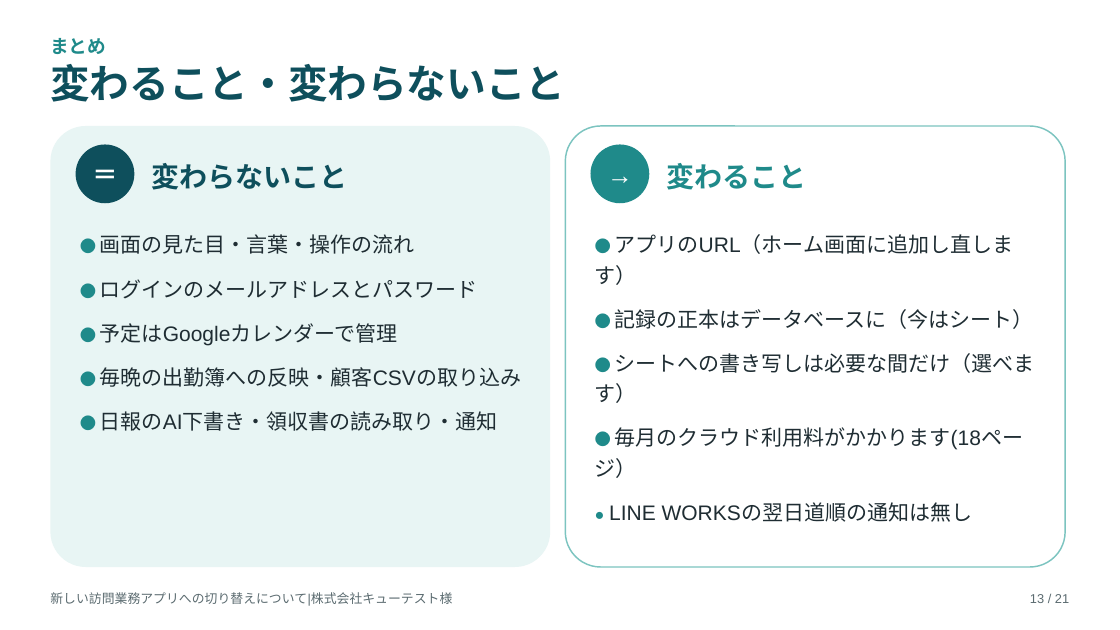
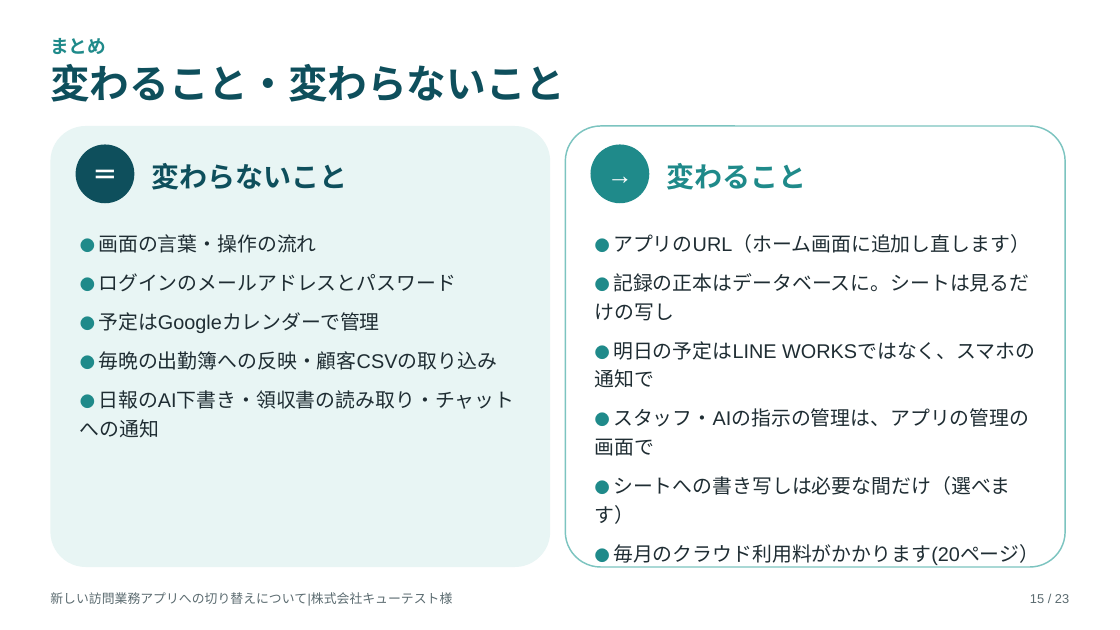
Before and after one commit to katahimo-dev/katahimo-app, a slide deck: slide 15 of doc/partner/新アプリ切替のご説明_キューテスト様.pptx (slide 13 before the commit). Drawn at 1120x630 pixels with LibreOffice and Linux fonts; fonts in the diff are those of the drawing. Boxes give left, top, right and bottom in pixels: in the first picture for what was removed or moved away, otherwise in the second. Text is boxed around its words. In the diff, an @@ line names an element or a change of style, - is before the commit and + after.

```diff
--- a/doc/partner/新アプリ切替のご説明_キューテスト様.pptx
+++ b/doc/partner/新アプリ切替のご説明_キューテスト様.pptx
@@ text at [98, 234, 317, 253]: text changed; size 18 to 17 pt @@
-● 画面の見た目・言葉・操作の流れ
+● 画面の言葉・操作の流れ
@@ text at [595, 234, 1030, 524]: size 14 to 13 pt in "●", "●"; size 18 to 17 pt in "アプリのURL（ホーム画面に追加し直します）", "シートへの書き写しは必要な間だけ（選べます）"; less space between paragraphs @@
@@ text at [98, 273, 497, 370]: size 14 to 13 pt in "●", "●", "●"; size 18 to 17 pt in "ログインのメールアドレスとパスワード", "予定はGoogleカレンダーで管理", "毎晩の出勤簿への反映・顧客CSVの取り込み"; less space between paragraphs @@
@@ text at [595, 273, 1035, 456]: text changed; size 18 to 17 pt @@
-● 記録の正本はデータベースに（今はシート）
+● 記録の正本はデータベースに。シートは見るだけの写し
+● 明日の予定はLINE WORKSではなく、スマホの通知で
+● スタッフ・AIの指示の管理は、アプリの管理の画面で
@@ text at [80, 390, 514, 438]: text changed; size 18 to 17 pt @@
-● 日報のAI下書き・領収書の読み取り・通知
+● 日報のAI下書き・領収書の読み取り・チャットへの通知
@@ text at [613, 544, 1039, 567]: text changed; size 18 to 17 pt @@
-● 毎月のクラウド利用料がかかります(18ページ）
-● LINE WORKSの翌日道順の通知は無し
+● 毎月のクラウド利用料がかかります(20ページ）
@@ text at [1030, 594, 1069, 603]: text changed @@
-13 / 21
+15 / 23
```
Also in this commit, not shown: 19 other slides changed, 2 slides added, 4 other files.
